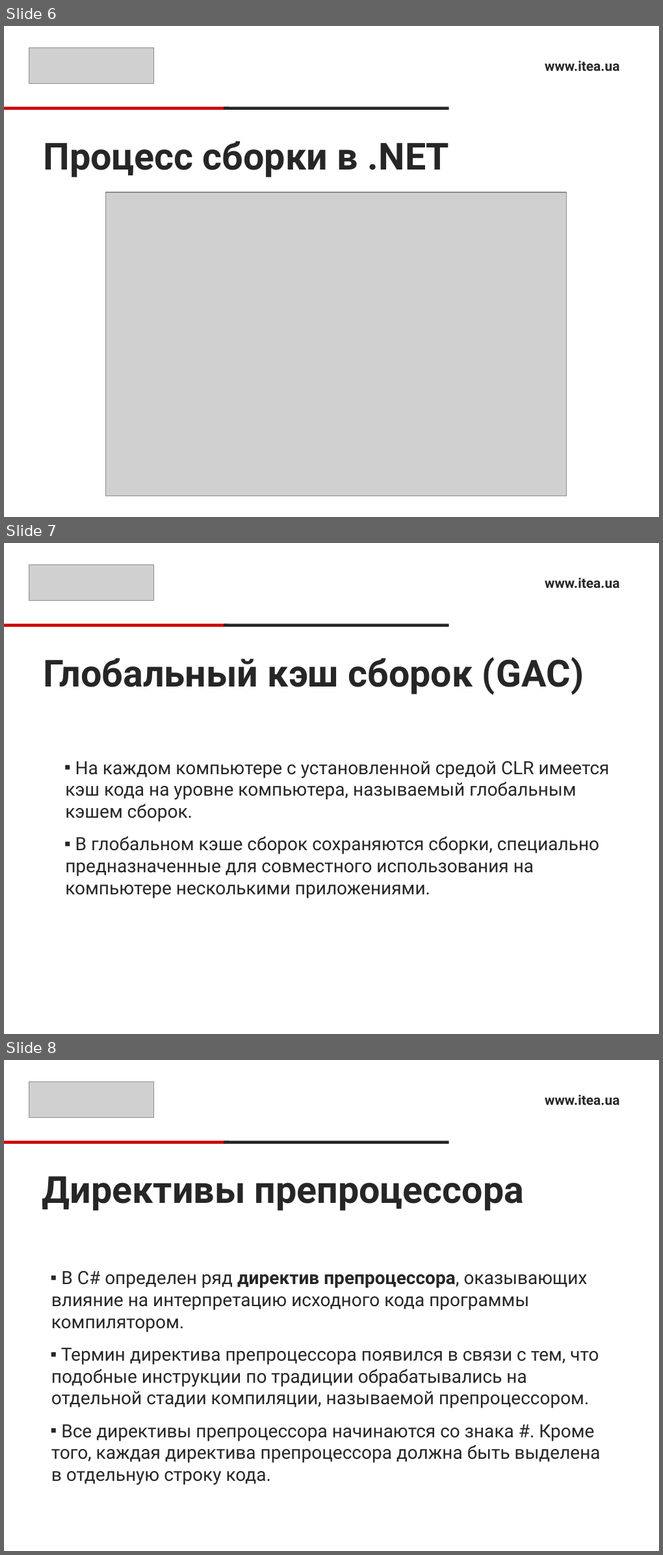
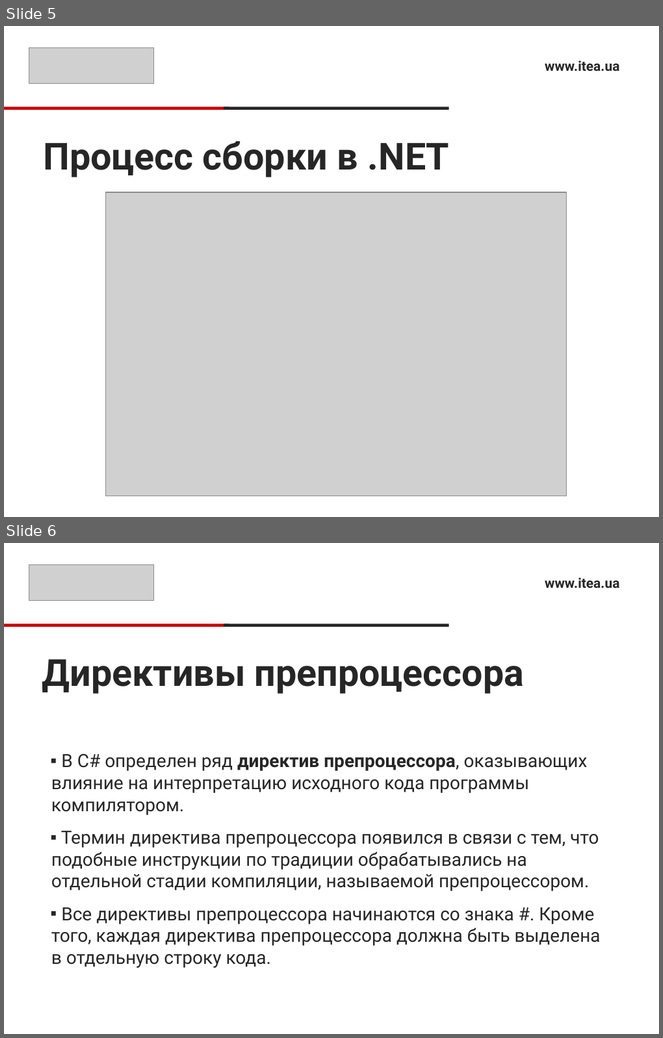
Before and after one commit to RusyaOne/CSharpAdvanced---19.01.2021, a slide deck: 11.Assemblies/AssembliesPresentation.pptx. Shown one above the other, each under a label of ours: slides 6, 7 and 8 before the commit, slides 5 and 6 after it. The pictures are 663x1555 and 663x1038 pixels, drawn with LibreOffice and Linux fonts; fonts in the diff are those of the drawing; grey boxes stand for pictures. Boxes give left, top, right and bottom in pixels: in the first picture for what was removed or moved away, otherwise in the second. Text is boxed around its words. In the diff, an @@ line names an element or a change of style, - is before the commit and + after.

```diff
--- a/11.Assemblies/AssembliesPresentation.pptx
+++ b/11.Assemblies/AssembliesPresentation.pptx
@@ slide 7 removed at [4, 543, 659, 1034], background #FFFFFF @@
@@ picture removed at [29, 564, 154, 601] @@
@@ text removed at [545, 577, 620, 588] @@
-www.itea.ua
@@ rectangle removed at [4, 624, 230, 627] @@
@@ rectangle removed at [224, 624, 449, 627] @@
@@ title removed at [43, 657, 584, 695] @@
-Глобальный кэш сборок (GAC)
@@ text removed at [65, 761, 610, 899] @@
-▪ На каждом компьютере с установленной средой CLR имеется кэш кода на уровне компьютера, называемый глобальным кэшем сборок.
-▪ В глобальном кэше сборок сохраняются сборки, специально предназначенные для совместного использования на компьютере несколькими приложениями.
@@ what was slide 6 is now slide 5 @@
@@ what was slide 8 is now slide 6 @@
```
Also in this commit, not shown: 1 slide changed, 1 other slide removed, 7 other files.
